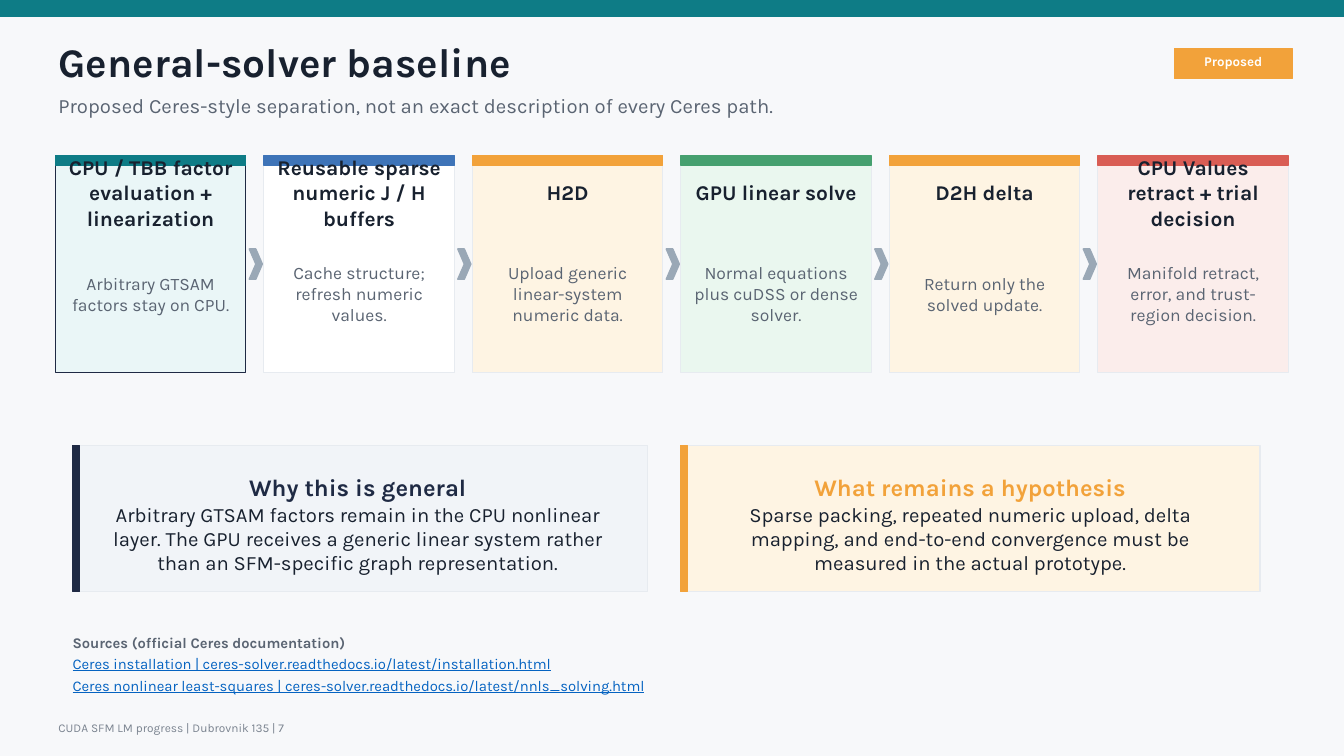
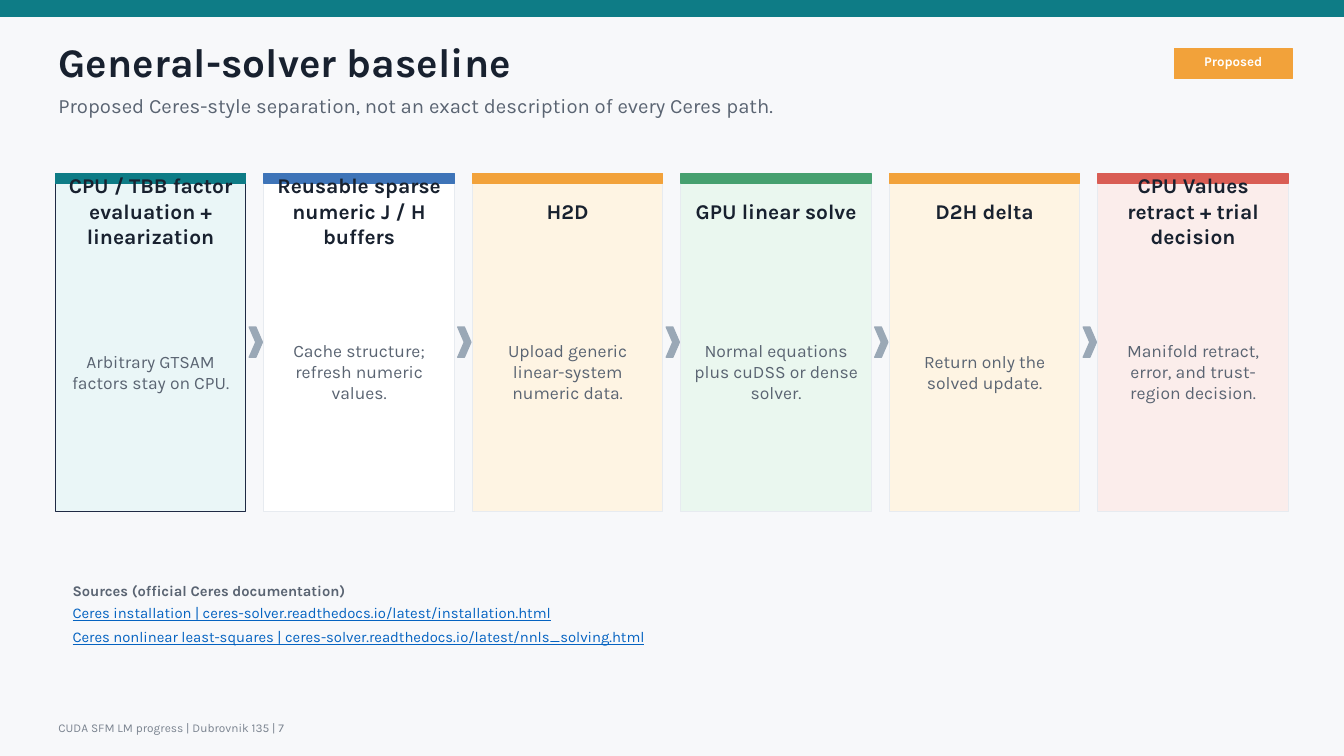
Before and after one commit to borglab/gtsam, a slide deck: slide 7 of timing/sfm_ba/benchmark_logs/20260710T_cuda_sfm_progress/cuda_sfm_progress_update.pptx. Drawn at 1344x756 pixels with LibreOffice and Linux fonts; fonts in the diff are those of the drawing. Boxes give left, top, right and bottom in pixels: in the first picture for what was removed or moved away, otherwise in the second. Text is boxed around its words. In the diff, an @@ line names an element or a change of style, - is before the commit and + after.

Commit message:
docs: simplify general solver baseline slide

```diff
--- a/timing/sfm_ba/benchmark_logs/20260710T_cuda_sfm_progress/cuda_sfm_progress_update.pptx
+++ b/timing/sfm_ba/benchmark_logs/20260710T_cuda_sfm_progress/cuda_sfm_progress_update.pptx
@@ rectangle: place and size @@
-rectangle at <box>55,155,246,373</box>
+rectangle at <box>55,173,246,511</box>
@@ rectangle: place and size @@
-rectangle at <box>264,155,455,373</box>
+rectangle at <box>264,173,455,511</box>
@@ 6 texts, 6 rectangles: place and size @@
-6 texts, 6 rectangles at <box>55,155,1289,227</box>
+6 texts, 6 rectangles at <box>55,173,1289,245</box>
@@ rectangle: place and size @@
-rectangle at <box>473,155,663,373</box>
+rectangle at <box>473,173,663,511</box>
@@ rectangle: place and size @@
-rectangle at <box>681,155,871,373</box>
+rectangle at <box>681,173,871,511</box>
@@ rectangle: place and size @@
-rectangle at <box>889,155,1080,373</box>
+rectangle at <box>889,173,1080,511</box>
@@ rectangle: place and size @@
-rectangle at <box>1098,155,1289,373</box>
+rectangle at <box>1098,173,1289,511</box>
@@ text "Arbitrary GTSAM factors stay on ...": place and size @@
-text "Arbitrary GTSAM factors stay on ..." at <box>72,278,229,315</box>
+text "Arbitrary GTSAM factors stay on ..." at <box>72,356,229,393</box>
@@ text "Cache structure; refresh numeric values.": place and size @@
-text "Cache structure; refresh numeric values." at <box>293,267,425,321</box>
+text "Cache structure; refresh numeric values." at <box>293,345,425,399</box>
@@ text "Upload generic linear-system numeric data.": place and size @@
-text "Upload generic linear-system numeric data." at <box>508,267,627,321</box>
+text "Upload generic linear-system numeric data." at <box>508,345,627,399</box>
@@ text "Normal equations plus cuDSS or ...": place and size @@
-text "Normal equations plus cuDSS or ..." at <box>694,267,858,321</box>
+text "Normal equations plus cuDSS or ..." at <box>694,345,858,399</box>
@@ text "Return only the solved update.": place and size @@
-text "Return only the solved update." at <box>924,278,1045,315</box>
+text "Return only the solved update." at <box>924,356,1045,393</box>
@@ text "Manifold retract, error, and trust-region ...": place and size @@
-text "Manifold retract, error, and trust-region ..." at <box>1127,267,1259,326</box>
+text "Manifold retract, error, and trust-region ..." at <box>1127,345,1259,404</box>
@@ 5 chevrons: place and size @@
-5 chevrons at <box>249,249,1097,279</box>
+5 chevrons at <box>249,328,1097,358</box>
@@ rectangle removed at <box>73,446,647,592</box> @@
@@ rectangle removed at <box>73,446,80,592</box> @@
@@ rectangle removed at <box>681,446,1260,592</box> @@
@@ rectangle removed at <box>681,446,688,592</box> @@
@@ text removed at <box>249,479,467,502</box> @@
-Why this is general
@@ text removed at <box>814,479,1126,502</box> @@
-What remains a hypothesis
@@ text removed at <box>113,508,602,575</box> @@
-Arbitrary GTSAM factors remain in the CPU nonlinear layer. The GPU receives a generic linear system rather than an SFM-specific graph representation.
@@ text removed at <box>749,508,1191,575</box> @@
-Sparse packing, repeated numeric upload, delta mapping, and end-to-end convergence must be measured in the actual prototype.
@@ 3 texts: place and size @@
-3 texts at <box>73,637,644,695</box>
+3 texts at <box>73,585,644,646</box>
```
Also in this commit, not shown: 3 other files.
